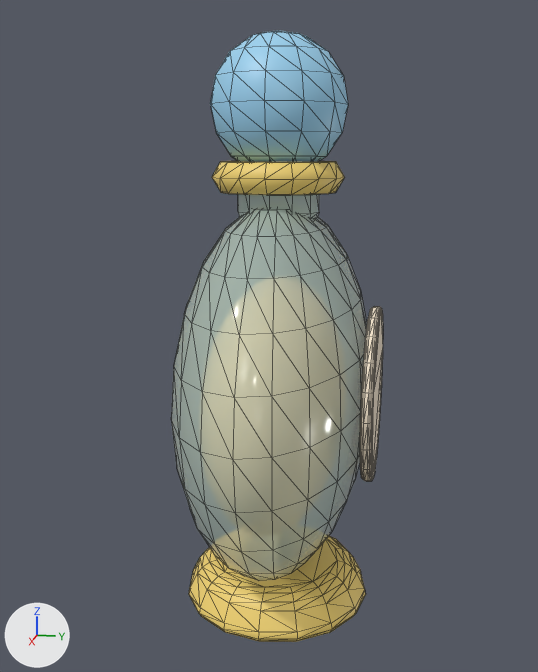
Two versions of the glTF model assets/custom/models/perfume-bottle-moon.glb, one commit apart.
Camera for both pictures: a 50 mm lens placed at (0.1973, 0.037, 0.1281), pointed at (0.0005, -0.0023, 0.0789). Arrows for +X, +Y and +Z are at lower left; the lights stay in place. The picture after the commit comes second. Mesh edges are drawn as thin lines. Vertices at exactly the same position are counted once.

Objects in the first picture: 'perfume-bottle-moon'.
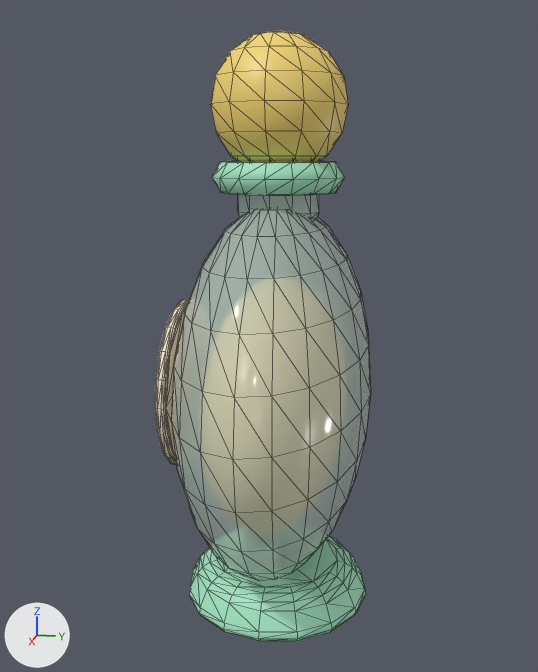
Location of each change, (x1, y1, x2, y2) in pixels of the pictures (538 x 672 px):
'perfume-bottle-moon', recoloured, turned: before (171, 30, 383, 642); after (155, 30, 371, 642)

Edits to the bpy script that builds the scene:
```text
Change mat_collar:
    mat_collar.base_color: (0.922, 0.68, 0.175) -> (0.381, 0.807, 0.565)  # yellow #f6d774 -> green #a6e8c6
Change mat_cap:
    mat_cap.base_color: (0.337, 0.658, 0.888) -> (0.922, 0.68, 0.175)  # blue #9dd4f2 -> yellow #f6d774
Change me_perfume_bottle_moon:
    used by ob_perfume_bottle_moon; location = (0.0, 0.0, 0.0)
    remove me_perfume_bottle_moon.from_pydata(...)  # 1136 vertices, 2240 faces; spans x -0.052..0.052, y -0.027..0.028, z 0.0..0.158
    add me_perfume_bottle_moon.from_pydata(...)  # 1136 vertices, 2240 faces; spans x -0.052..0.052, y -0.028..0.027, z 0.0..0.158
    me_perfume_bottle_moon part 1: the whole mesh is turned 180 degrees about the z axis through the mesh origin
```
